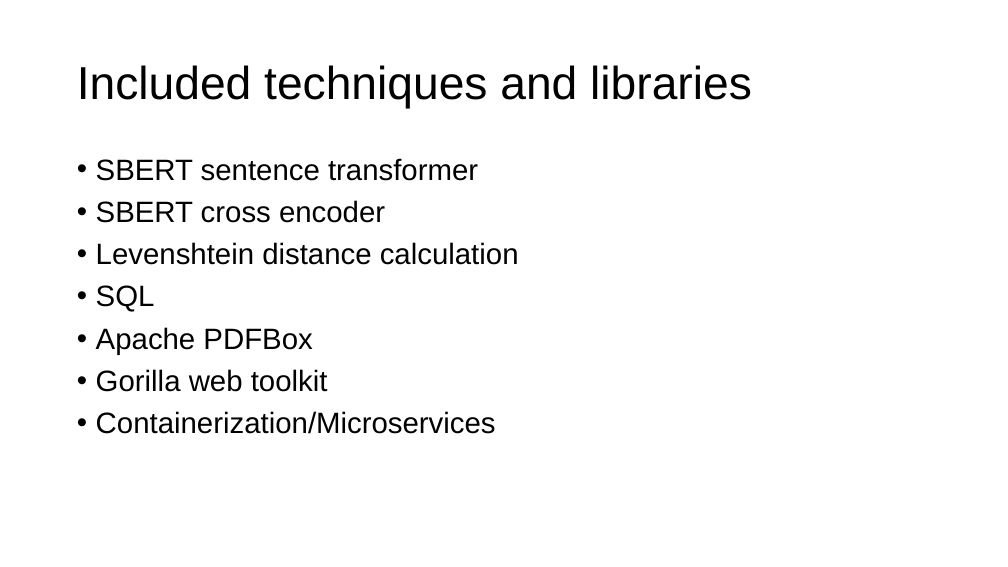
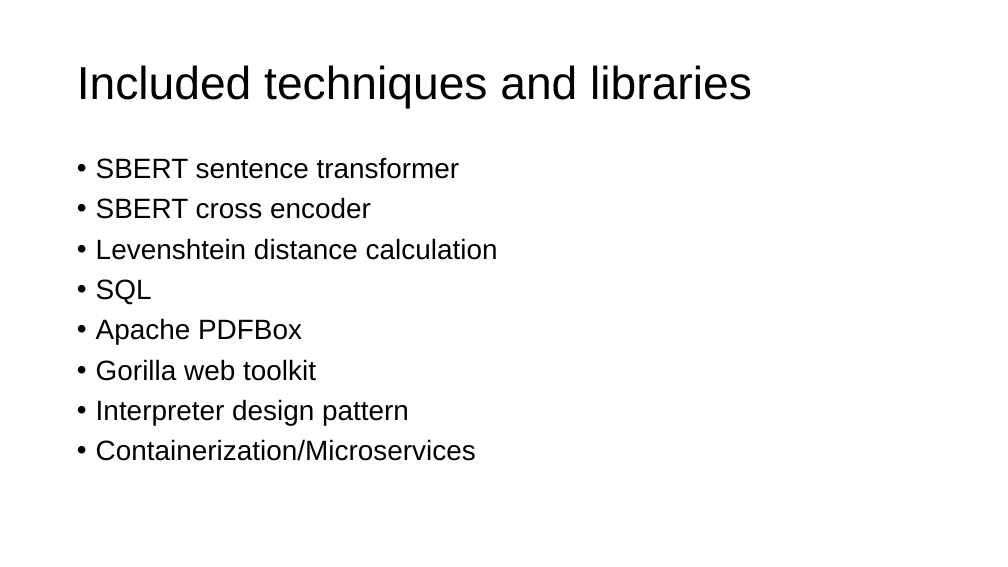
Before and after one commit to ttefke/hmi-project, a slide deck: slide 3 of documentation/HMIFinalPresentation.pptx. Drawn at 1008x567 pixels with LibreOffice and Linux fonts; fonts in the diff are those of the drawing. Boxes give left, top, right and bottom in pixels: in the first picture for what was removed or moved away, otherwise in the second. Text is boxed around its words. In the diff, an @@ line names an element or a change of style, - is before the commit and + after.

```diff
--- a/documentation/HMIFinalPresentation.pptx
+++ b/documentation/HMIFinalPresentation.pptx
@@ text at [96, 157, 498, 461]: size 28 to 26.6 pt in "SBERT sentence transformer", "SBERT cross encoder", "Levenshtein distance calculation", "SQL" and 3 more places; line spacing 0.9 to 0.89 @@
@@ text at [96, 399, 409, 425]: paragraph added @@
+• Interpreter design pattern
```
Also in this commit, not shown: 1 other file.
